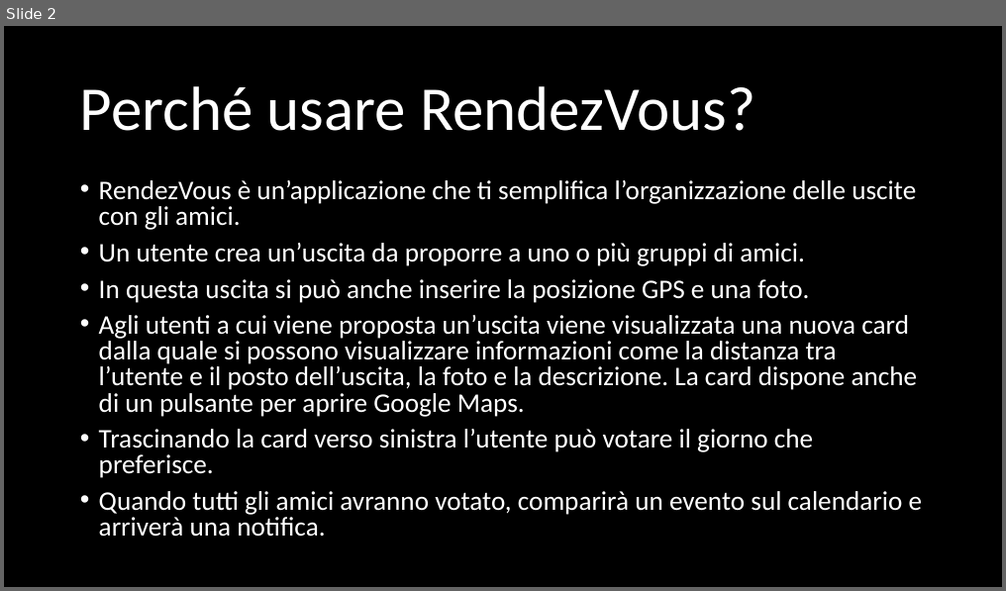
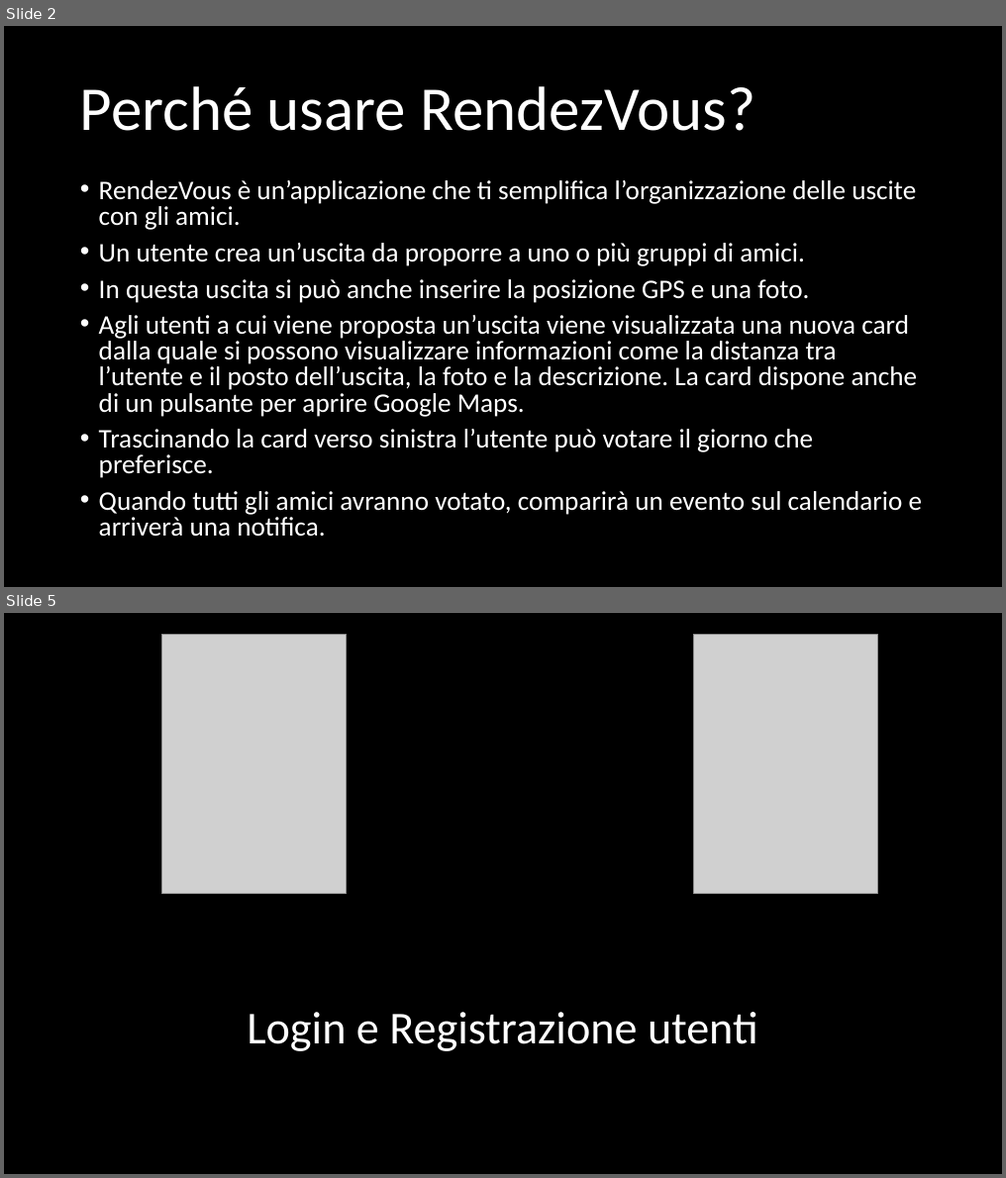
Before and after one commit to Sofy24/RendezVous, a slide deck: RendezVous.pptx. Shown one above the other, each under a label of ours: slide 2 before the commit, slides 2 and 5 after it; the slides between them are not shown. The pictures are 1006x591 and 1006x1178 pixels, drawn with LibreOffice and Linux fonts; fonts in the diff are those of the drawing; grey boxes stand for pictures; background and template pictures are left out. Boxes give left, top, right and bottom in pixels: in the first picture for what was removed or moved away, otherwise in the second. Text is boxed around its words. In the diff, an @@ line names an element or a change of style, - is before the commit and + after.

```diff
--- a/RendezVous.pptx
+++ b/RendezVous.pptx
@@ slide 5 added at (4,613,1002,1174), background picture (left out) @@
@@ picture added at (162,634,347,894) @@
@@ picture added at (693,634,877,894) @@
@@ text added at (247,1012,758,1052), 44 pt, text #FFFFFF @@
+Login e Registrazione utenti
```
Also in this commit, not shown: 1 slide changed, 4 other slides added.
